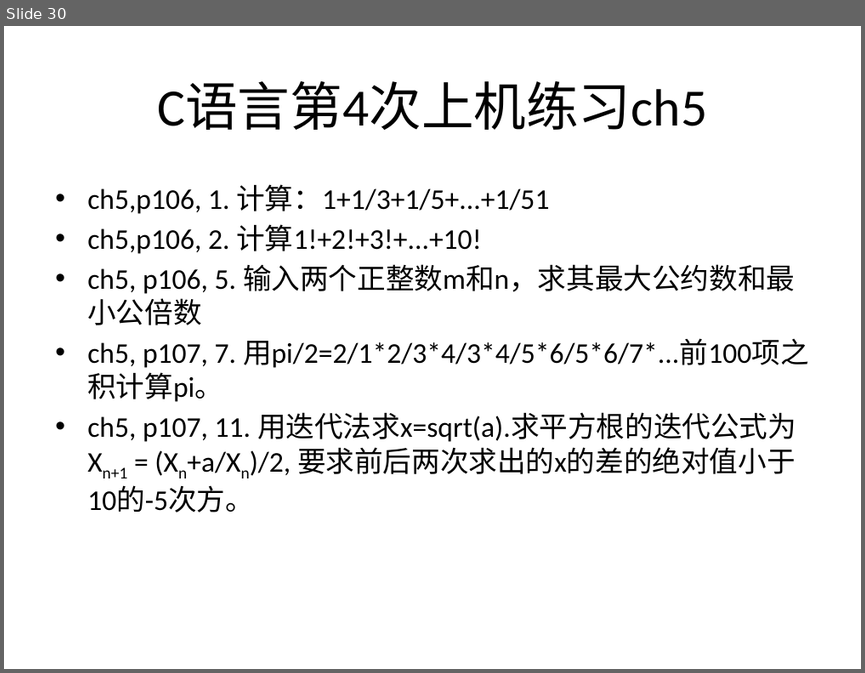
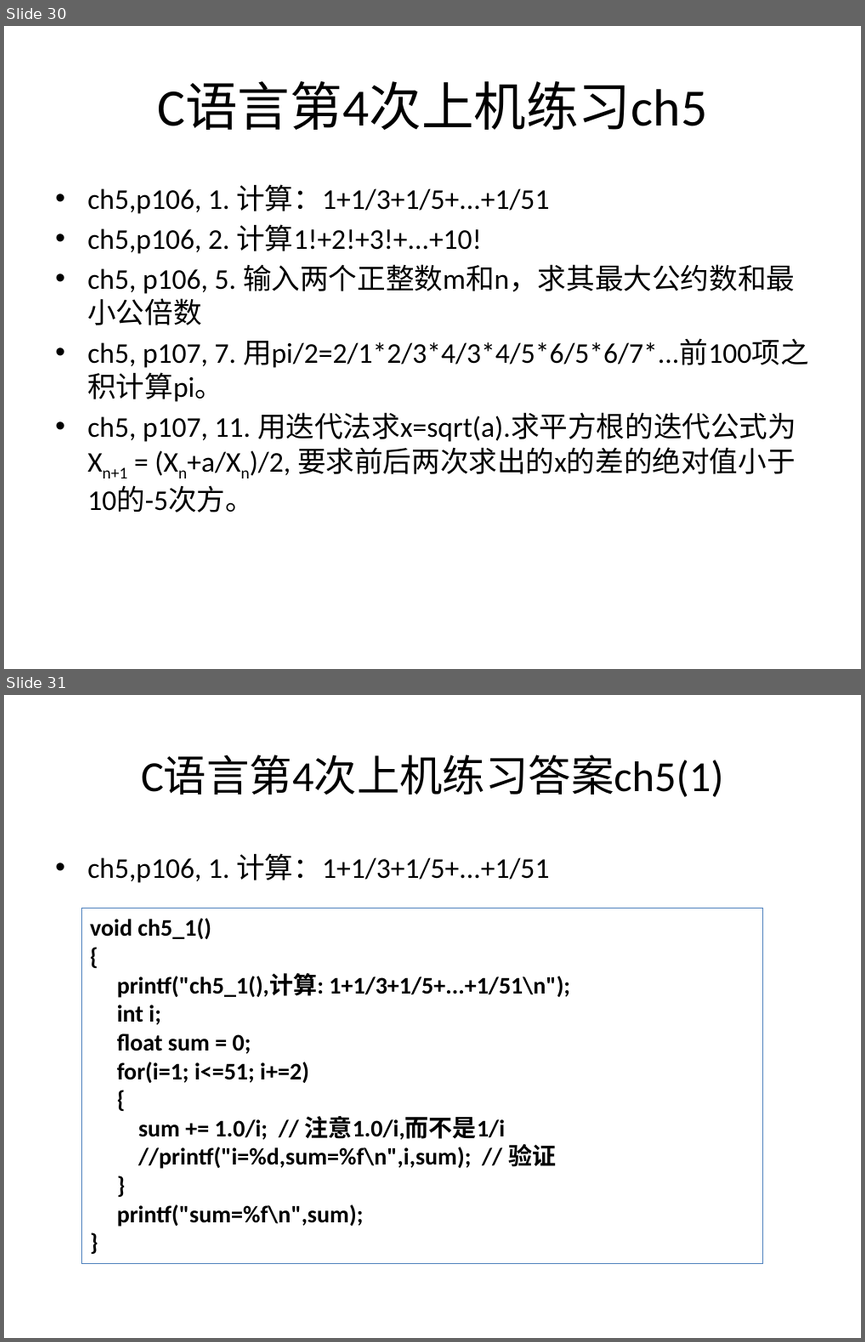
Before and after one commit to jtrfid/C-Repositories, a slide deck: 2016/上机安排.pptx. Shown one above the other, each under a label of ours: slide 30 before the commit, slides 30 and 31 after it. The pictures are 865x673 and 865x1342 pixels, drawn with LibreOffice and Linux fonts; fonts in the diff are those of the drawing. Boxes give left, top, right and bottom in pixels: in the first picture for what was removed or moved away, otherwise in the second. Text is boxed around its words. In the diff, an @@ line names an element or a change of style, - is before the commit and + after.

Commit message:
修订上机安排

```diff
--- a/2016/上机安排.pptx
+++ b/2016/上机安排.pptx
@@ slide 31 added at [4,695,861,1338], background #FFFFFF @@
@@ title added at [141,755,724,797], 36 pt, text #000000 @@
+C语言第4次上机练习答案ch5(1)
@@ text added at [87,853,549,883], 24 pt, text #000000 @@
+• ch5,p106, 1. 计算：1+1/3+1/5+...+1/51
@@ rectangle added at [82,908,763,1263], outline #4F81BD 0.75 pt, 20 pt, text #000000, bold @@
+void ch5_1()
+{
+printf("ch5_1(),计算: 1+1/3+1/5+...+1/51\n");
+int i;
+float sum = 0;
+for(i=1; i<=51; i+=2)
+{
+sum += 1.0/i; // 注意1.0/i,而不是1/i
+//printf("i=%d,sum=%f\n",i,sum); // 验证
+}
+printf("sum=%f\n",sum);
+}
```
Also in this commit, not shown: 3 slides changed, 5 other slides added.
